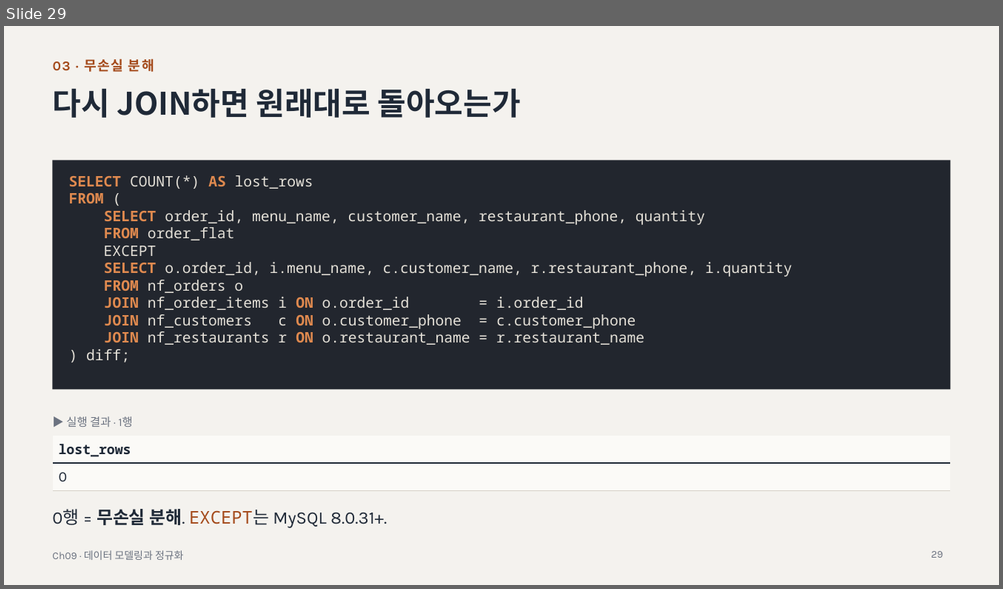
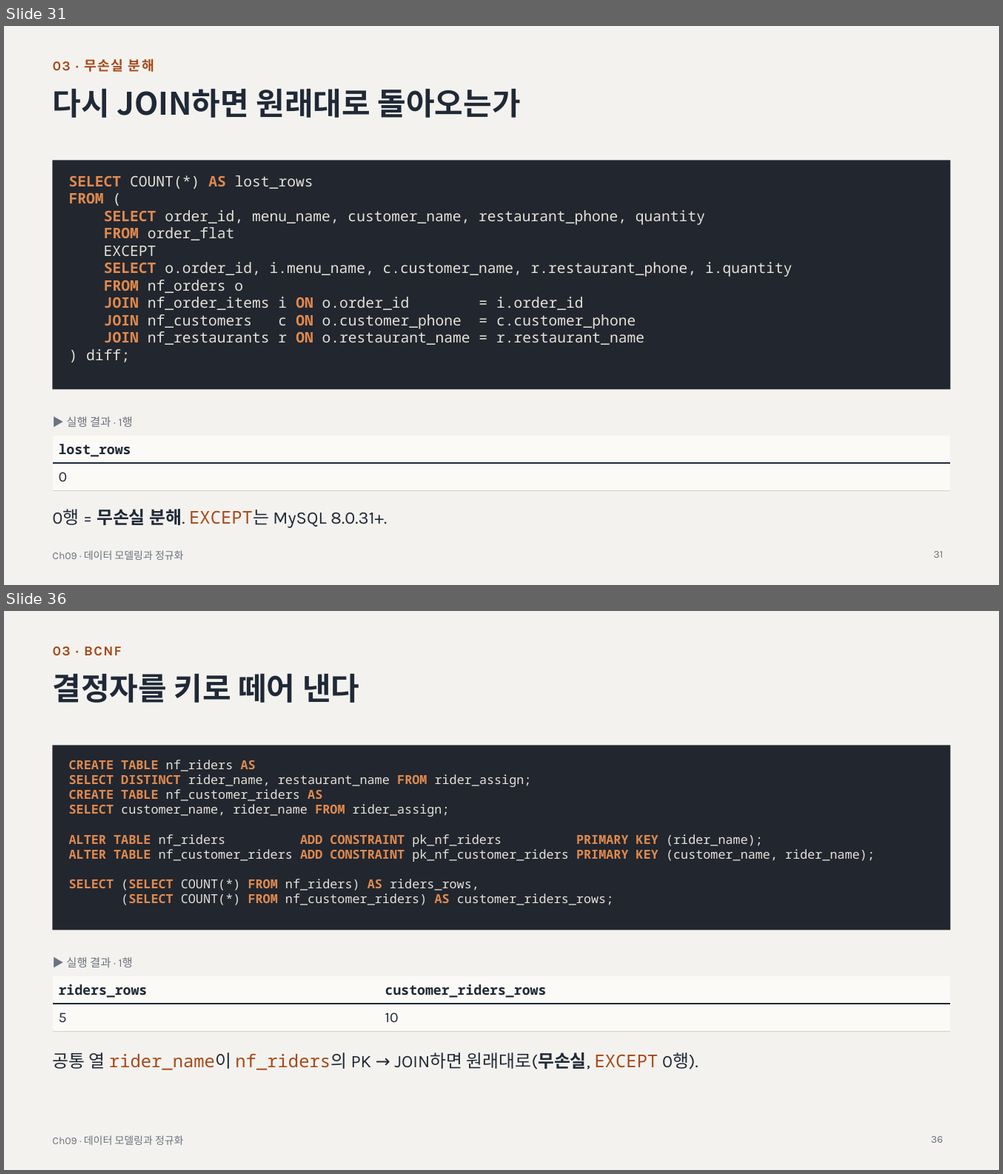
Before and after one commit to minjae0529-blip/DB-STUDY, a slide deck: chapters/ch09-modeling-normalization/ch09-slides.pptx. Shown one above the other, each under a label of ours: slide 29 before the commit, slides 31 and 36 after it; the slides between them are not shown. The pictures are 1003x589 and 1003x1174 pixels, drawn with LibreOffice and Linux fonts; fonts in the diff are those of the drawing. Boxes give left, top, right and bottom in pixels: in the first picture for what was removed or moved away, otherwise in the second. Text is boxed around its words. In the diff, an @@ line names an element or a change of style, - is before the commit and + after.

Commit message:
docs & feat: Ch09 정규화(1NF~BCNF) 및 Ch10 뷰·인덱스·EXPLAIN 실습 쿼리와 README 정리

```diff
--- a/chapters/ch09-modeling-normalization/ch09-slides.pptx
+++ b/chapters/ch09-modeling-normalization/ch09-slides.pptx
@@ slide 36 added at [4,611,999,1170], background #F4F2EE; not listed: 1 template element that a slide beside it also shows @@
@@ text added at [53,647,121,656], 13 pt, text #A44A1B, bold @@
+03 · BCNF
@@ title added at [53,673,359,703], 30 pt, text #1F2937, bold @@
+결정자를 키로 떼어 낸다
@@ rectangle added at [53,745,950,931], fill #22262E @@
@@ text added at [69,760,874,906], 12 pt, text #E5E1D8 @@
+CREATE TABLE nf_riders AS
+SELECT DISTINCT rider_name, restaurant_name FROM rider_assign;
+CREATE TABLE nf_customer_riders AS
+SELECT customer_name, rider_name FROM rider_assign;
+ALTER TABLE nf_riders ADD CONSTRAINT pk_nf_riders PRIMARY KEY (rider_name);
+ALTER TABLE nf_customer_riders ADD CONSTRAINT pk_nf_customer_riders PRIMARY KEY (customer_name, rider_name);
+SELECT (SELECT COUNT(*) FROM nf_riders) AS riders_rows,
+(SELECT COUNT(*) FROM nf_customer_riders) AS customer_riders_rows;
@@ text added at [66,957,133,968], 11 pt, text #6B7280 @@
+▶ 실행 결과 · 1행
@@ table added at [53,977,950,1051], 2 rows, 2 columns @@
+riders_rows | customer_riders_rows
+5 | 10
@@ text added at [52,1053,698,1071], 17 pt, text #1F2937 @@
+공통 열 rider_name이 nf_riders의 PK → JOIN하면 원래대로(무손실, EXCEPT 0행).
@@ page number added at [930,1136,942,1143], 10 pt, text #6B7280 @@
+36
@@ what was slide 29 is now slide 31 @@
@@ page number at [933,551,943,558]: text changed @@
-29
+31
```
Also in this commit, not shown: 4 slides changed, 10 other slides added, 11 other files.
